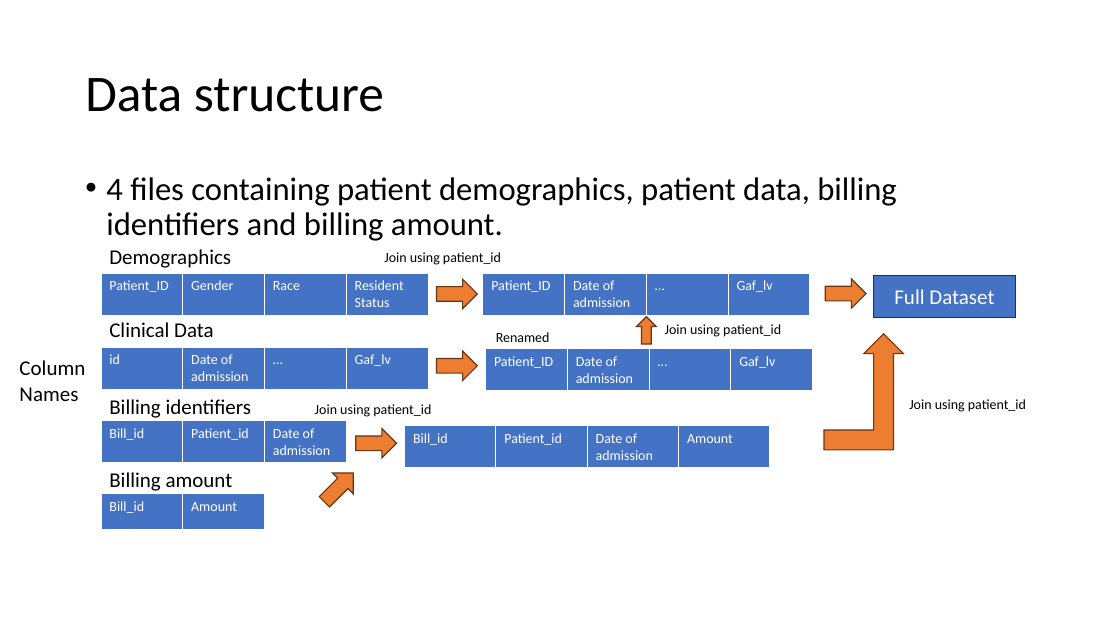
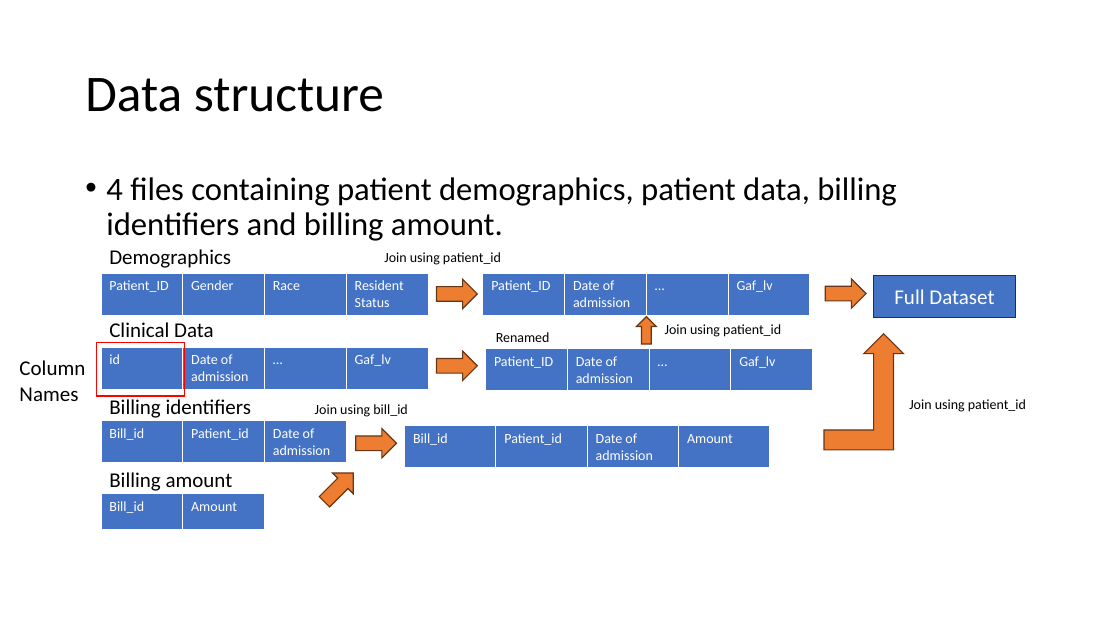
Before and after one commit to Seantok1990/rwe_tech_assignment, a slide deck: slide 5 of Presentation for Holmusk.pptx. Drawn at 1120x630 pixels with LibreOffice and Linux fonts; fonts in the diff are those of the drawing. Boxes give left, top, right and bottom in pixels: in the first picture for what was removed or moved away, otherwise in the second. Text is boxed around its words. In the diff, an @@ line names an element or a change of style, - is before the commit and + after.

```diff
--- a/Presentation for Holmusk.pptx
+++ b/Presentation for Holmusk.pptx
@@ rectangle added at [97, 342, 185, 396], outline #FF0000 1 pt @@
@@ text at [315, 404, 407, 417]: text changed @@
-Join using patient_id
+Join using bill_id
```
Also in this commit, not shown: 2 other slides changed, 8 slides added, 1 slide removed, 1 other file.
